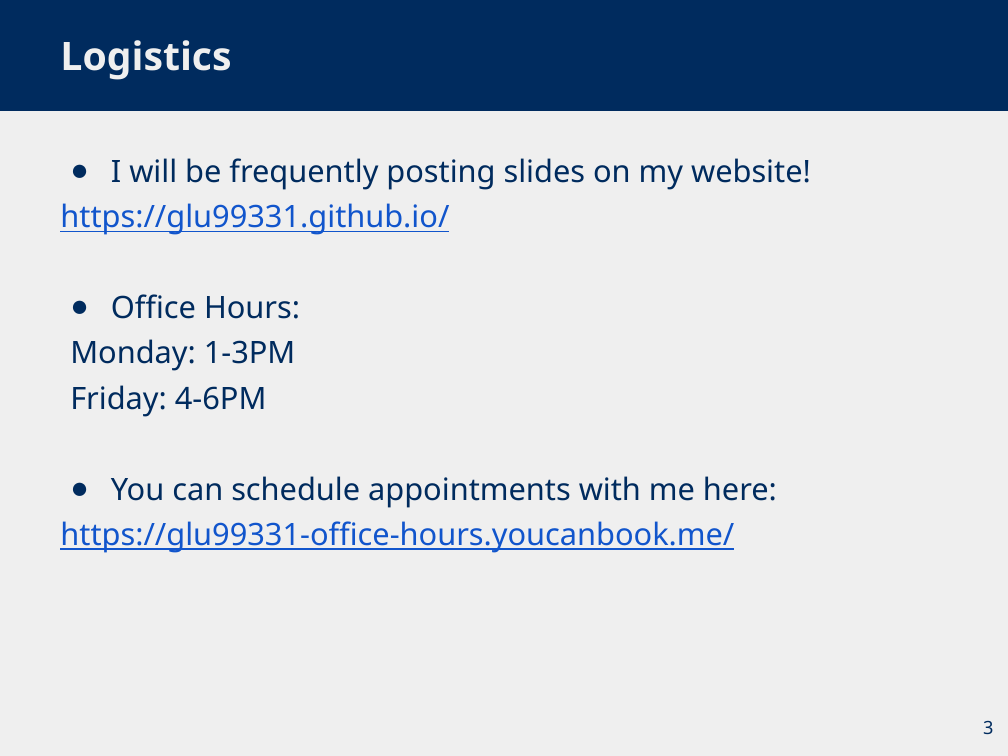
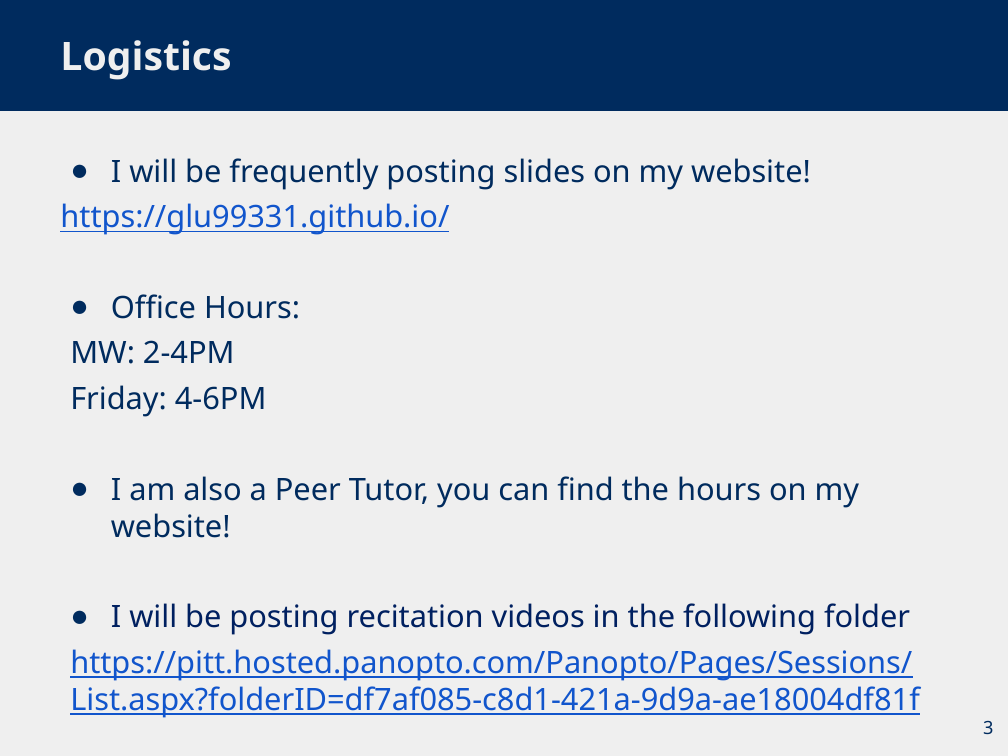
Before and after one commit to glu99331/glu99331.github.io, a slide deck: slide 3 of files/CS1501/recitation_1/git_crash_course.pptx. Drawn at 1008x756 pixels with LibreOffice and Linux fonts; fonts in the diff are those of the drawing. Boxes give left, top, right and bottom in pixels: in the first picture for what was removed or moved away, otherwise in the second. Text is boxed around its words. In the diff, an @@ line names an element or a change of style, - is before the commit and + after.

Commit message:
add first 1501 recitation slides

```diff
--- a/files/CS1501/recitation_1/git_crash_course.pptx
+++ b/files/CS1501/recitation_1/git_crash_course.pptx
@@ text at box(70, 340, 235, 364): text changed @@
-Monday: 1-3PM
+MW: 2-4PM
@@ text at box(70, 476, 920, 718): text changed @@
-● You can schedule appointments with me here:
-https://glu99331-office-hours.youcanbook.me/
+● I am also a Peer Tutor, you can find the hours on my website!
+● I will be posting recitation videos in the following folder
+https://pitt.hosted.panopto.com/Panopto/Pages/Sessions/List.aspx?folderID=df7af085-c8d1-421a-9d9a-ae18004df81f
```
Also in this commit, not shown: 3 other slides changed, 9 slides added, 2 other files.
